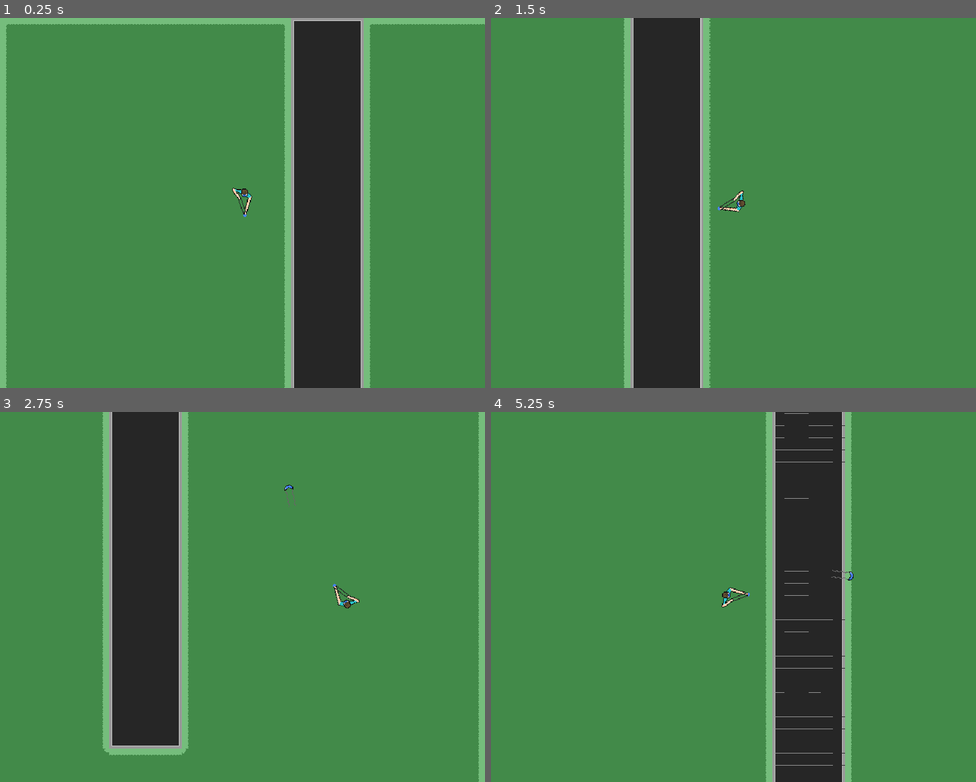
Above: before the commit, frames 1-4 (two rows, left to right).
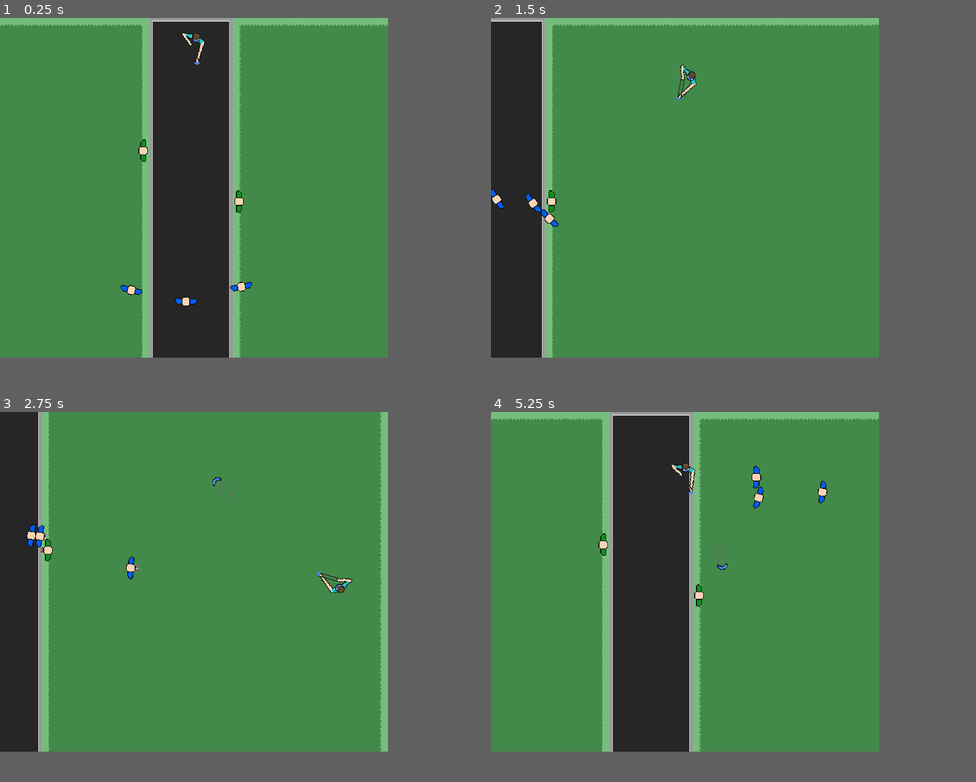
Above: after the commit, the same moments.

Repository: MCluck90/get-masked-open-jam-2020
Game: Godot game, scene res://Levels/Level-00.tscn
The game is run twice, just before and just after one commit, with the same random seed, the same clock (stepped at 60 frames per second) and the same inputs.
Inputs (mouse positions are in pixels of both pictures, inside the frame that each line leads up to):
- Up to frame 1 (0.25 s): no input
- Up to frame 2 (1.5 s): move the mouse to (840, 184) at 0.52 s; hold D (move_right) 0.53-1.28 s; hold Space (shoot) 0.53-1.28 s; move the mouse to (636, 221) at 1.27 s; hold S (move_down) from 1.28 s (still down); tap Space (shoot) at 1.35 s
- Up to frame 3 (2.75 s): move the mouse to (291, 515) at 2.02 s; release S (move_down) at 2.03 s; hold D (move_right) from 2.03 s (still down); hold Space (shoot) from 2.03 s (still down)
- Up to frame 4 (5.25 s): move the mouse to (709, 671) at 2.77 s; release D (move_right) at 2.78 s; release Space (shoot) at 2.78 s; hold W (move_up) 2.78-3.53 s; tap Space (shoot) at 2.85, 4.35 s; move the mouse to (879, 652) at 3.52 s; hold Space (shoot) 3.53-4.28 s; hold A (move_left) 3.53-5.03 s; move the mouse to (588, 541) at 4.27 s; move the mouse to (757, 597) at 5.02 s; hold S (move_down) from 5.03 s (still down); hold Space (shoot) from 5.03 s (still down)
In our replay, the window is 800x610 before the commit and 640x560 after it. These sizes can differ from the game's own. Grey fills any space a smaller window leaves; there, only what the larger window draws over its background counts as a difference.

The runs differ from the first frame. In frame 1, 38% of the frame differs, in the area x 0-100%, y 0-100%; in frame 2, 30%; in frame 3, 29%; in frame 4, 37%.

Commit message:
Tweaked camera and started laying out level

Diff:
--- a/game/Levels/Level-00.tscn
+++ b/game/Levels/Level-00.tscn
@@ -1,7 +1,9 @@
-[gd_scene load_steps=3 format=2]
+[gd_scene load_steps=5 format=2]
 
 [ext_resource path="res://Player/Player.tscn" type="PackedScene" id=1]
 [ext_resource path="res://tilemap.tres" type="TileSet" id=2]
+[ext_resource path="res://Covidiot/Bystander/Bystander.tscn" type="PackedScene" id=3]
+[ext_resource path="res://Covidiot/Chaser/Chaser.tscn" type="PackedScene" id=4]
 
 [node name="Level00" type="Node2D"]
 
@@ -12,5 +14,25 @@
 tile_data = PoolIntArray( -1, 0, 0, -65536, 0, 0, -65535, 0, 0, -65534, 0, 0, -65533, 0, 0, -65532, 0, 0, -65531, 0, 0, …(56319 unchanged characters)…
 
 [node name="Player" parent="." instance=ExtResource( 1 )]
-position = Vector2( 320, 240 )
+position = Vector2( 435.368, 32.2211 )
+rotation = 1.5708
 camera_limit = Vector2( 55, 52 )
+
+[node name="Bystander" parent="." instance=ExtResource( 3 )]
+position = Vector2( 377.202, 153.201 )
+
+[node name="Bystander2" parent="." instance=ExtResource( 3 )]
+position = Vector2( 486.973, 211.945 )
+rotation = 3.14159
+
+[node name="Chaser" parent="." instance=ExtResource( 4 )]
+position = Vector2( 357.762, 334.635 )
+rotation = -0.77848
+
+[node name="Chaser2" parent="." instance=ExtResource( 4 )]
+position = Vector2( 425.338, 349.985 )
+rotation = -1.54567
+
+[node name="Chaser3" parent="." instance=ExtResource( 4 )]
+position = Vector2( 494.25, 330.964 )
+rotation = -2.33703
--- a/game/Player/Player.gd
+++ b/game/Player/Player.gd
@@ -3,11 +3,9 @@
 export (PackedScene) var Mask
 export (Vector2) var camera_limit
 
-const ACCELERATION = 1024
+const ACCELERATION = 50
 const MAX_SPEED = 250
-const FRICTION = 0.25
-const CAMERA_OFFSET_WEIGHT = 0.05
-const CAMERA_LEAD = 0.1
+const FRICTION = 0.1
 
 var motion = Vector2.ZERO
 var resolution = Vector2(
@@ -53,6 +51,7 @@
 		motion.x += input_vector.x * x_acceleration
 		motion.y += input_vector.y * y_acceleration
 
+
 	# TODO: Make sure diagonals aren't faster
 	motion.x = clamp(motion.x, -MAX_SPEED, MAX_SPEED)
 	motion.y = clamp(motion.y, -MAX_SPEED, MAX_SPEED)
--- a/game/Player/Player.tscn
+++ b/game/Player/Player.tscn
@@ -28,7 +28,9 @@
 position = Vector2( 19.2881, -3.4687 )
 
 [node name="Camera2D" type="Camera2D" parent="."]
+visible = false
 current = true
+zoom = Vector2( 1.4, 1.4 )
 limit_left = 0
 limit_top = 0
 
--- a/game/project.godot
+++ b/game/project.godot
@@ -25,10 +25,10 @@
 
 [display]
 
-window/size/width=640
-window/size/height=488
+window/size/width=320
+window/size/height=280
 window/size/test_width=960
-window/size/test_height=732
+window/size/test_height=840
 window/stretch/mode="2d"
 window/stretch/aspect="keep"
 
